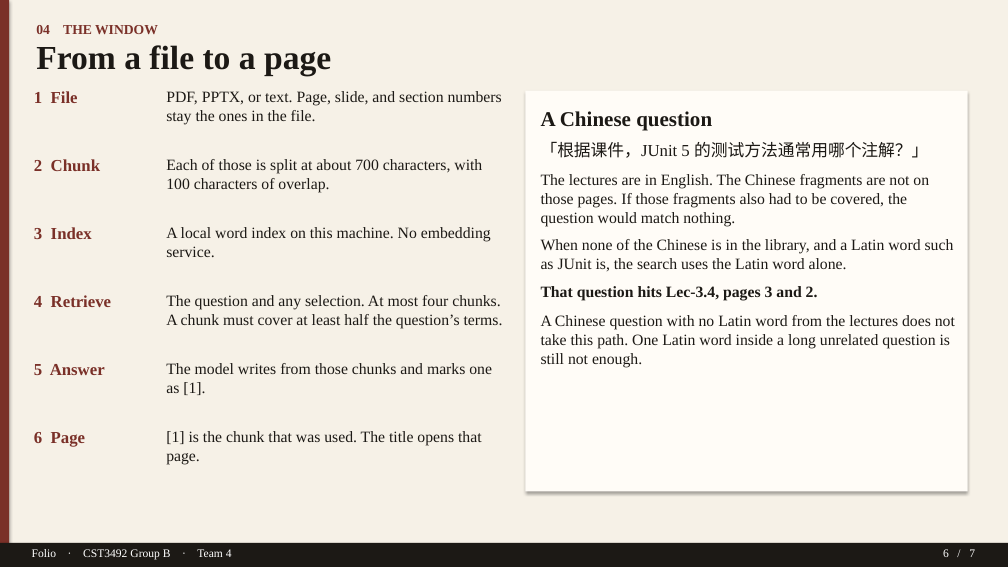
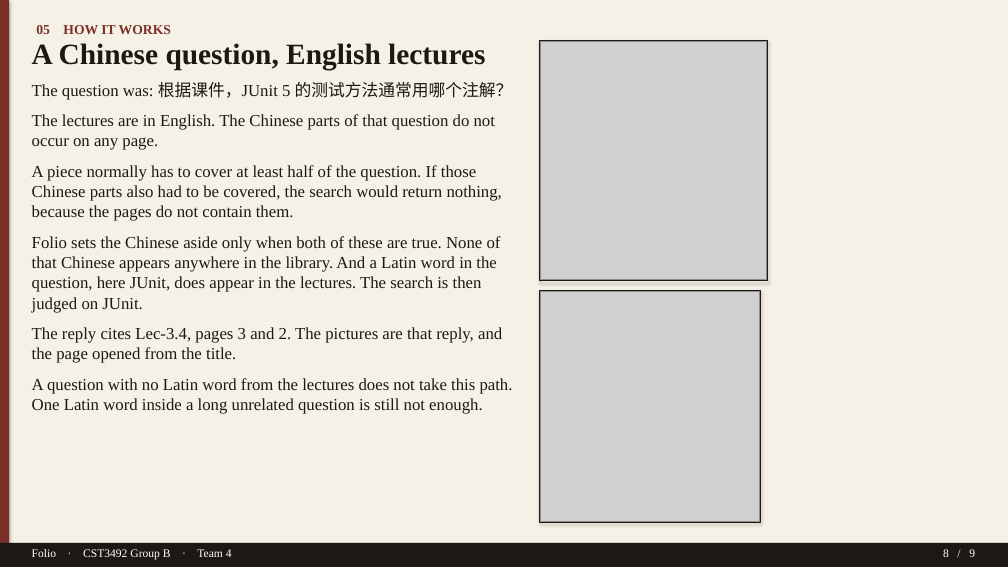
Before and after one commit to TTAWDTT/folio, a slide deck: slide 8 of submission/documents/Folio-GroupB-Team4-Slides.pptx (slide 6 before the commit). Drawn at 1008x567 pixels with LibreOffice and Linux fonts; fonts in the diff are those of the drawing; grey boxes stand for pictures. Boxes give left, top, right and bottom in pixels: in the first picture for what was removed or moved away, otherwise in the second. Text is boxed around its words. In the diff, an @@ line names an element or a change of style, - is before the commit and + after.

```diff
--- a/submission/documents/Folio-GroupB-Team4-Slides.pptx
+++ b/submission/documents/Folio-GroupB-Team4-Slides.pptx
@@ text at (36, 25, 171, 34): text changed @@
-04 THE WINDOW
+05 HOW IT WORKS
@@ text at (32, 43, 485, 70): text changed; size 32 to 28 pt @@
-From a file to a page
+A Chinese question, English lectures
@@ rectangle added at (540, 41, 768, 281), outline #1C1915 1 pt @@
@@ picture added at (541, 42, 767, 280) @@
@@ text at (32, 82, 513, 414): text changed; size 15 to 16 pt @@
-A Chinese question
-「根据课件，JUnit 5 的测试方法通常用哪个注解？」
-The lectures are in English. The Chinese fragments are not on those pages. If those fragments also had to be covered, the question would match nothing.
-When none of the Chinese is in the library, and a Latin word such as JUnit is, the search uses the Latin word alone.
-That question hits Lec-3.4, pages 3 and 2.
-A Chinese question with no Latin word from the lectures does not take this path. One Latin word inside a long unrelated question is still not enough.
+The question was: 根据课件，JUnit 5 的测试方法通常用哪个注解？
+The lectures are in English. The Chinese parts of that question do not occur on any page.
+A piece normally has to cover at least half of the question. If those Chinese parts also had to be covered, the search would return nothing, because the pages do not contain them.
+Folio sets the Chinese aside only when both of these are true. None of that Chinese appears anywhere in the library. And a Latin word in the question, here JUnit, does appear in the lectures. The search is then judged on JUnit.
+The reply cites Lec-3.4, pages 3 and 2. The pictures are that reply, and the page opened from the title.
+A question with no Latin word from the lectures does not take this path. One Latin word inside a long unrelated question is still not enough.
@@ text removed at (34, 91, 78, 103) @@
-1 File
@@ text removed at (166, 91, 502, 125) @@
-PDF, PPTX, or text. Page, slide, and section numbers stay the ones in the file.
@@ rectangle removed at (526, 91, 968, 492) @@
@@ text removed at (34, 159, 100, 171) @@
-2 Chunk
@@ text removed at (166, 159, 482, 193) @@
-Each of those is split at about 700 characters, with 100 characters of overlap.
@@ text removed at (34, 227, 92, 239) @@
-3 Index
@@ text removed at (166, 227, 491, 257) @@
-A local word index on this machine. No embedding service.
@@ text removed at (34, 295, 111, 307) @@
-4 Retrieve
@@ text removed at (166, 295, 503, 329) @@
-The question and any selection. At most four chunks. A chunk must cover at least half the question’s terms.
@@ rectangle added at (540, 290, 761, 523), outline #1C1915 1 pt @@
@@ picture added at (541, 291, 760, 522) @@
@@ text removed at (34, 364, 105, 375) @@
-5 Answer
@@ text removed at (166, 363, 492, 395) @@
-The model writes from those chunks and marks one as [1].
@@ text removed at (34, 432, 85, 447) @@
-6 Page
@@ text removed at (166, 431, 482, 465) @@
-[1] is the chunk that was used. The title opens that page.
@@ text at (943, 549, 975, 557): text changed @@
-6 / 7
+8 / 9
```
Also in this commit, not shown: 5 other slides changed, 3 slides added, 1 slide removed, 2 other files.
